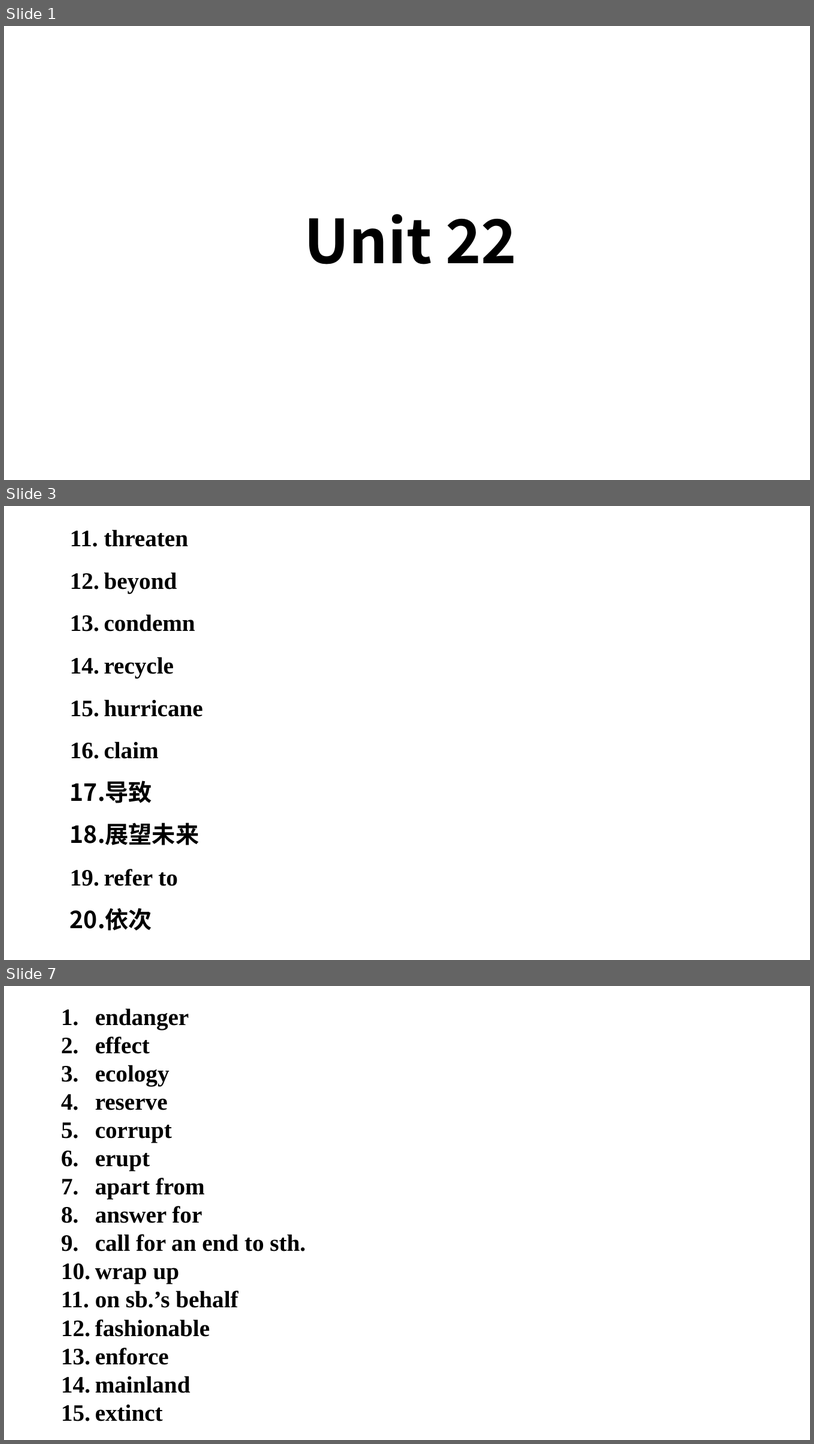
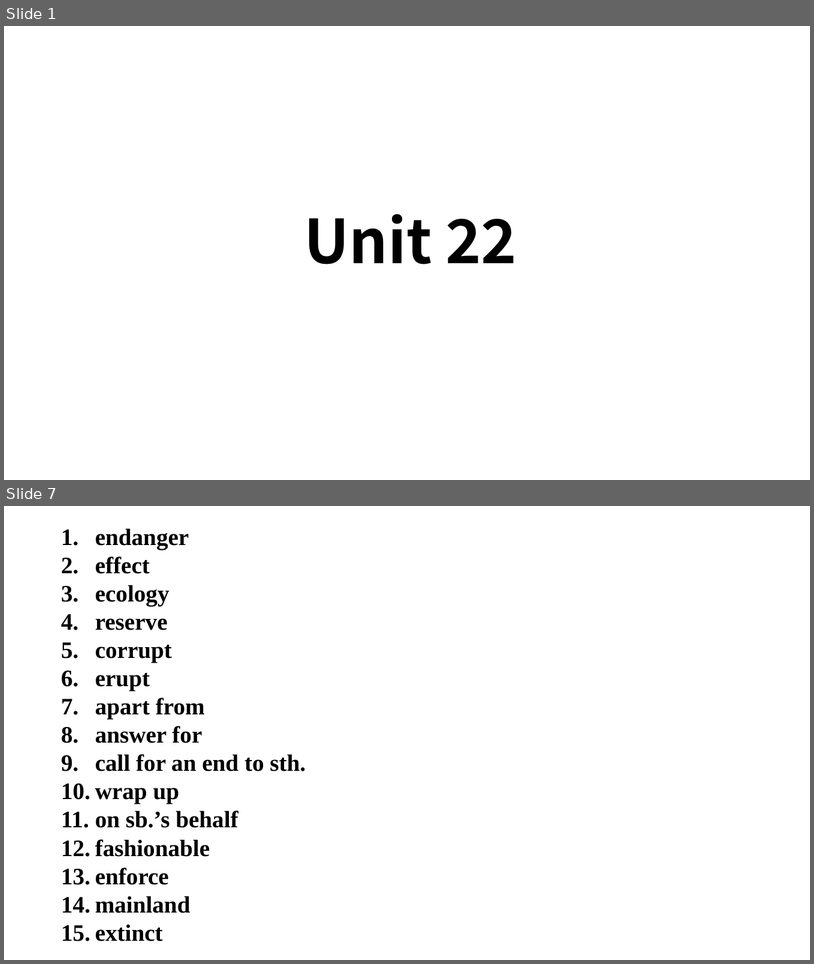
Before and after one commit to ZogeMung/class10, a slide deck: yingyu/U22.pptx. Shown one above the other, each under a label of ours: slides 1, 3 and 7 before the commit, slides 1 and 7 after it; the slides between them are not shown. The pictures are 814x1444 and 814x964 pixels, drawn with LibreOffice and Linux fonts; fonts in the diff are those of the drawing; background and template pictures are left out. Boxes give left, top, right and bottom in pixels: in the first picture for what was removed or moved away, otherwise in the second. Text is boxed around its words. In the diff, an @@ line names an element or a change of style, - is before the commit and + after.

```diff
--- a/yingyu/U22.pptx
+++ b/yingyu/U22.pptx
@@ slide 3 removed at (x1=4, y1=506, x2=810, y2=960), background picture (left out) @@
@@ text removed at (x1=70, y1=529, x2=203, y2=930) @@
-11. threaten
-12. beyond
-13. condemn
-14. recycle
-15. hurricane
-16. claim
-17. 导致
-18. 展望未来
-19. refer to
-20. 依次
```
Also in this commit, not shown: 4 slides changed, 1 slide added, 2 other files.
